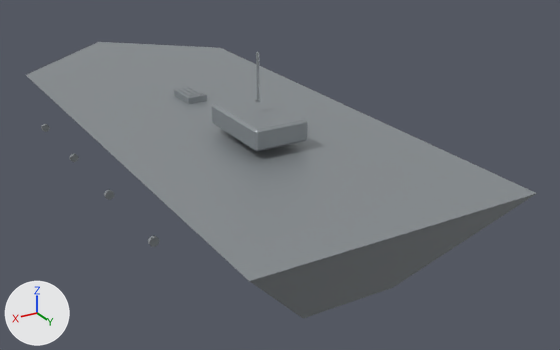
One commit to the glTF model prototype/assets/models/hulls/naval_hull.glb: the scene before it, then after it.
The view is the same before and after, from a camera (50 mm lens) standing at (4.48, 9.56, 4.24) and looking at (-0.74, 0.86, -0.1). The lights are fixed; the arrows at lower left show +X, +Y and +Z. The first picture is the older version. Vertices at exactly the same position are counted once.

Before the edit, the objects in view are built like this:
```python
me_naval_hull_mesh = bpy.data.meshes.new('naval_hull_mesh')
me_naval_hull_mesh.from_pydata(...)  # 270 vertices, 476 faces; spans x -1.77..1.77, y -4.5..4.5, z -0.48..1.92
me_naval_hull_mesh.materials.append(mat_naval_hull_mat)  # grey #a0a6aa
ob_naval_hull = bpy.data.objects.new('naval_hull', me_naval_hull_mesh)
ob_naval_hull.location = (0.0, 0.0, 0.0)
```
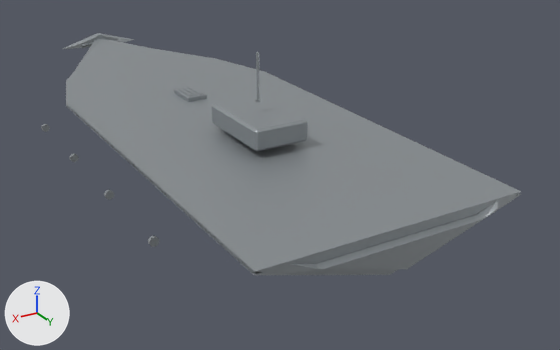
What differs and where, as boxes [x1, y1, x2, y2] in the pictures (560 x 350 px):
'naval_hull', reshaped (6% narrower, 12% shorter): before [26, 42, 537, 318]; after [41, 33, 521, 275]
part 1 of me_naval_hull_mesh, rebuilt (10% narrower, 12% shorter): before [26, 42, 537, 318]; after [63, 33, 521, 275]

Patch to the scene script:
```diff
--- a/prototype/assets/models/hulls/naval_hull.glb.py
+++ b/prototype/assets/models/hulls/naval_hull.glb.py
@@ me_naval_hull_mesh @@
 # used by ob_naval_hull; location = (0.0, 0.0, 0.0)
-me_naval_hull_mesh.from_pydata(...)  # 270 vertices, 476 faces; spans x -1.77..1.77, y -4.5..4.5, z -0.48..1.92
+me_naval_hull_mesh.from_pydata(...)  # 320 vertices, 576 faces; spans x -1.77..1.77, y -4.5..4.5, z 0.06..1.92
+# me_naval_hull_mesh part 1: the loose piece of 10 vertices spanning x -1.75..1.75, y -4.5..4.5, z -0.48..0.8 is rebuilt with 60 vertices and now spans x -1.64..1.64, y -4.5..4.5, z 0.31..0.97
 me_naval_hull_mesh.materials.append(mat_naval_hull_mat)
```
